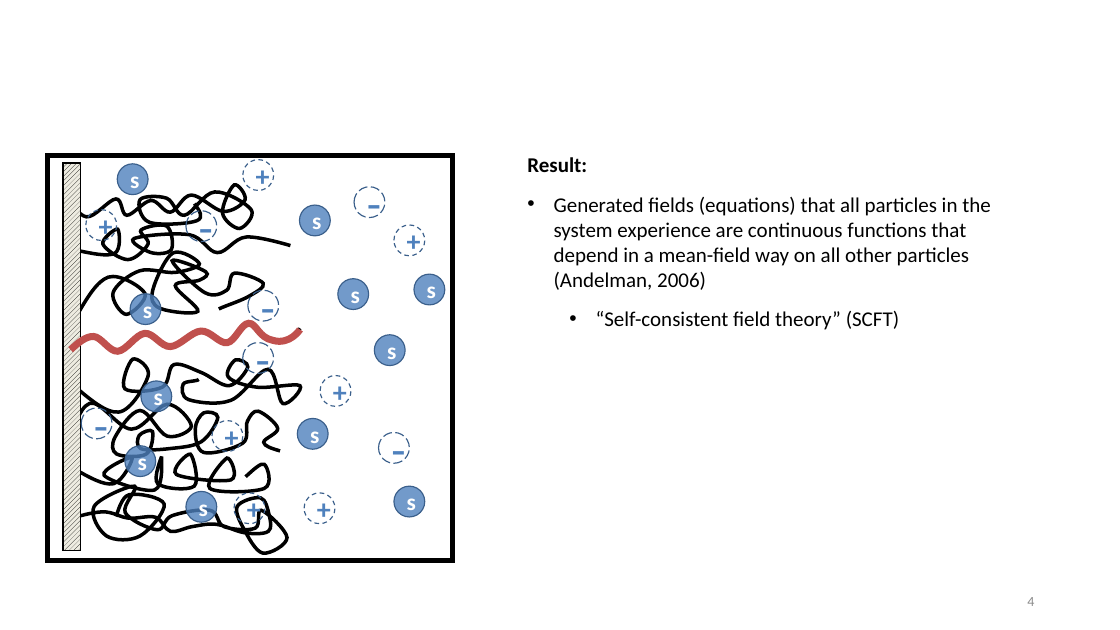
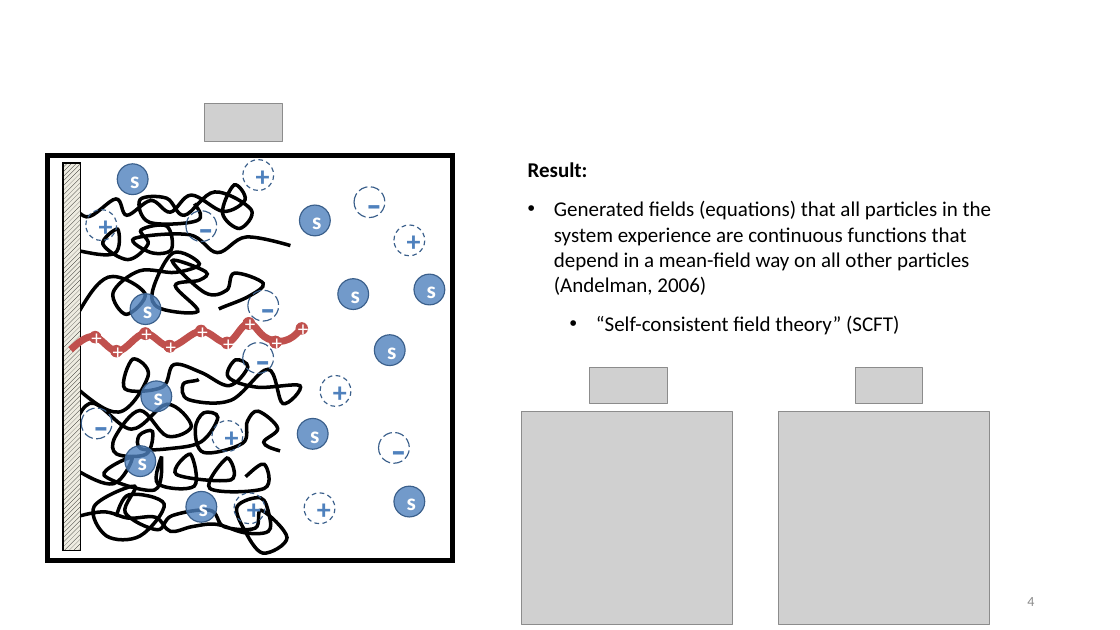
Before and after one commit to tyokokur/presentations, a slide deck: slide 4 of quals.pptx. Drawn at 1120x630 pixels with LibreOffice and Linux fonts; fonts in the diff are those of the drawing; grey boxes stand for pictures; background and template pictures are left out. Boxes give left, top, right and bottom in pixels: in the first picture for what was removed or moved away, otherwise in the second. Text is boxed around its words. In the diff, an @@ line names an element or a change of style, - is before the commit and + after.

```diff
--- a/quals.pptx
+++ b/quals.pptx
@@ picture added at (204,104,283,142) @@
@@ text "Result:": place and size @@
-text "Result:" at (554,197,990,330)
+text "Result:" at (554,201,991,335)
@@ group added at (89,317,308,358): 13 ellipses @@
++
++
++
++
++
++
++
++
++
@@ picture added at (590,367,668,403) @@
@@ picture added at (856,367,923,403) @@
@@ picture added at (522,412,733,625) @@
@@ picture added at (779,412,990,625) @@
```
Also in this commit, not shown: 1 other slide changed, 1 slide added.
